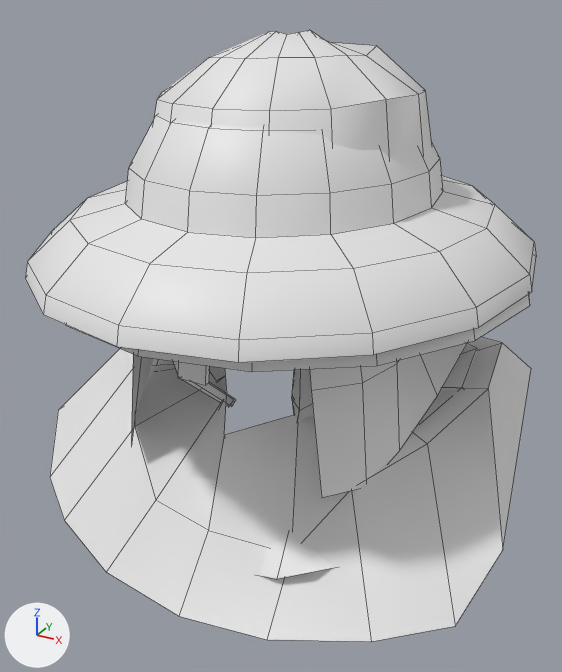
What one commit did to the Blender file assets/characters/wardrobe/source/headgear.blend.
One viewpoint serves both versions: a 50 mm camera at (0.274, -0.503, 1.882) aimed at (-0.005, 0.003, 1.629). Every picture has the same lights, and +X, +Y and +Z are marked at lower left. The picture after the commit comes second. Mesh edges are drawn as thin lines.

The older version as bpy lines, for what is in view:
```python
me_gear_coif = bpy.data.meshes.new('Gear_coif')
me_gear_coif.from_pydata(...)  # 127 vertices, 106 faces; spans x -0.2..0.2, y -0.157..0.237, z 1.454..1.828
me_gear_coif.polygons.foreach_set('use_smooth', [True] * 106)
# faces by material slot: [74, 32]
me_gear_coif.materials.append(mat_wr_closed)  # white #e7e7e7
me_gear_coif.materials.append(mat_wr_strips)  # white #e7e7e7
me_gear_hood = bpy.data.meshes.new('Gear_hood')
me_gear_hood.from_pydata(...)  # 135 vertices, 109 faces; spans x -0.165..0.165, y -0.125..0.215, z 1.457..1.827
me_gear_hood.polygons.foreach_set('use_smooth', [True] * 109)
# faces by material slot: [74, 35]
me_gear_hood.materials.append(mat_wr_closed)  # white #e7e7e7
me_gear_hood.materials.append(mat_wr_strips)  # white #e7e7e7
me_gear_kettlehat = bpy.data.meshes.new('Gear_kettlehat')
me_gear_kettlehat.from_pydata(...)  # 129 vertices, 128 faces; spans x -0.185..0.185, y -0.197..0.209, z 1.7..1.843
me_gear_kettlehat.polygons.foreach_set('use_smooth', [True] * 128)
# faces by material slot: [80, 48]
me_gear_kettlehat.materials.append(mat_wr_closed)  # white #e7e7e7
me_gear_kettlehat.materials.append(mat_wr_strips)  # white #e7e7e7
ob_gear_coif = bpy.data.objects.new('Gear_coif', me_gear_coif)
ob_gear_coif.location = (0.0, 0.0, 0.0)
ob_gear_hood = bpy.data.objects.new('Gear_hood', me_gear_hood)
ob_gear_hood.location = (0.0, 0.0, 0.0)
ob_gear_kettlehat = bpy.data.objects.new('Gear_kettlehat', me_gear_kettlehat)
ob_gear_kettlehat.location = (0.0, 0.0, 0.0)
# also in view: 'Gear_curtain' at (-0.001, 0.041, 1.642); 'Gear_kettlehat_bare' at (0.002, 0.01, 1.773)
```
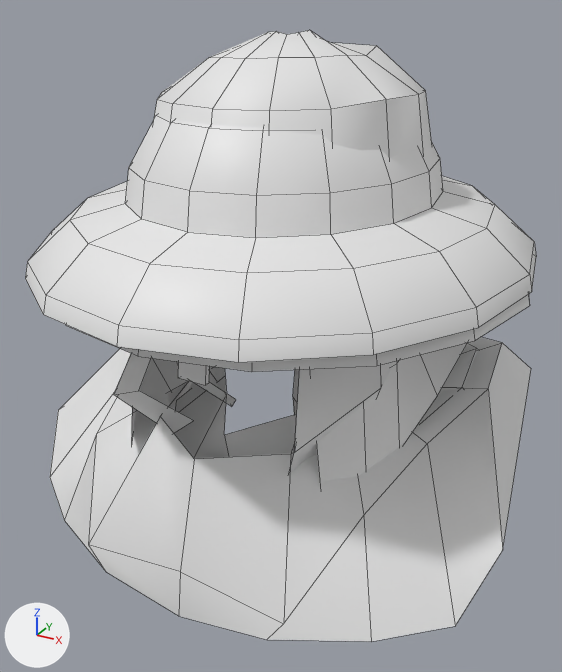
Where the change shows, as pixel boxes [x1, y1, x2, y2] in the pictures (562 x 672 px; the box of a moved part takes in the faces that stretch with it):
```json
{"part": 1, "of": "me_gear_coif", "change": "moved or reshaped", "before": [56, 361, 437, 642], "after": [56, 354, 437, 642]}
```

The change, as JSON lines over the scene's bpy script:
```json
{"block": "me_gear_coif", "where": "# used by ob_gear_coif; location = (0.0, 0.0, 0.0)"}
{"op": "remove", "block": "me_gear_coif", "code": "me_gear_coif.from_pydata(...)  # 127 vertices, 106 faces; spans x -0.2..0.2, y -0.157..0.237, z 1.454..1.828"}
{"op": "add", "block": "me_gear_coif", "code": "me_gear_coif.from_pydata(...)  # 127 vertices, 106 faces; spans x -0.2..0.2, y -0.168..0.237, z 1.454..1.828"}
{"block": "me_gear_coif", "change": "me_gear_coif part 1: 32 of 127 vertices moved; they spanned x -0.11..0.106, y -0.118..0.017, z 1.502..1.677 and now span x -0.114..0.115, y -0.168..0.017, z 1.488..1.678; mean shift (0.0, -0.027, -0.002); largest move (0.052, -0.073, 1.612) -> (0.078, -0.13, 1.617)"}
```
